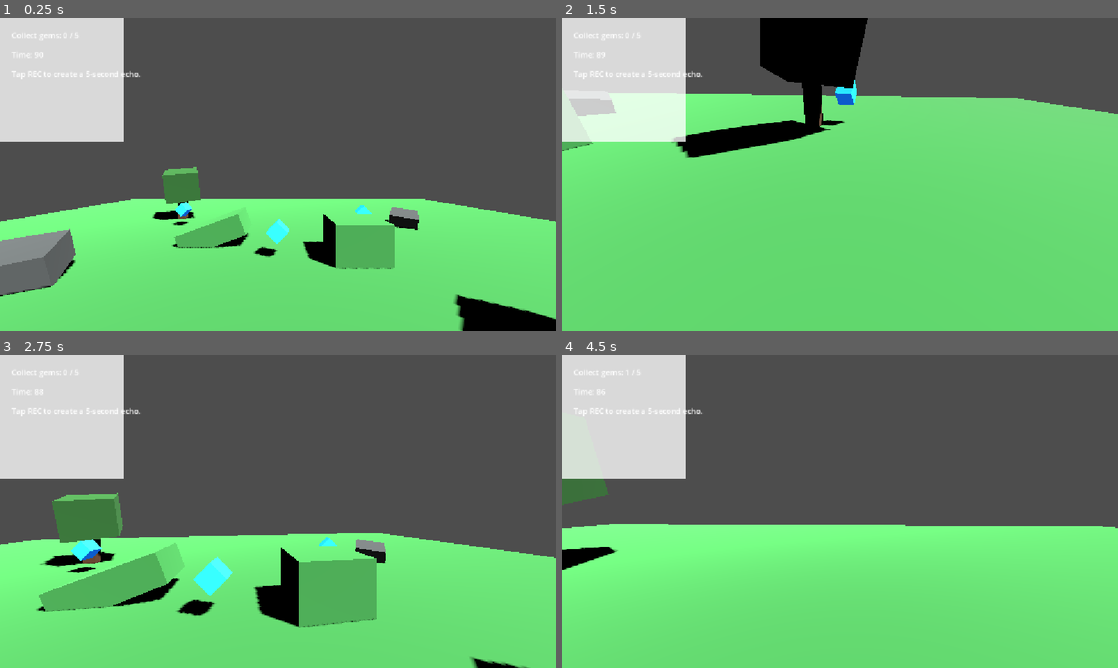
Above: before the commit, frames 1-4 (two rows, left to right).
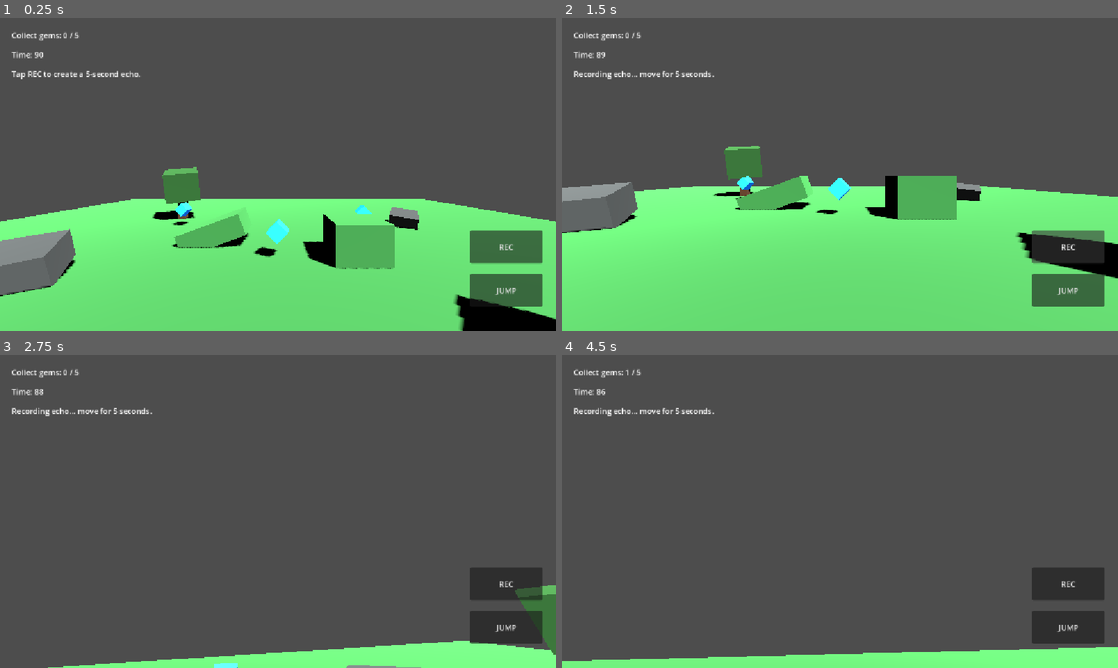
Above: after the commit, the same moments.

Repository: tan15hacks/lowpoly-android
Game: Godot game, scene res://scenes/main.tscn
The game is run twice, just before and just after one commit, with the same random seed, the same clock (stepped at 60 frames per second) and the same inputs.
Inputs (mouse positions are in pixels of both pictures, inside the frame that each line leads up to):
- Up to frame 1 (0.25 s): no input
- Up to frame 2 (1.5 s): click (1067, 290) at 0.5 s, where only the run after the commit has a clickable "JUMP"; click (1067, 246) at 1.25 s, where only the run after the commit has a clickable "REC"
- Up to frame 3 (2.75 s): move the mouse to (305, 511) at 2.02 s; hold W (move_forward) from 2.03 s (still down); tap Space (jump) at 2.27 s
- Up to frame 4 (4.5 s): keep holding W (move_forward); move the mouse to (812, 511) at 2.77 s; tap Space (jump) at 3.02 s; move the mouse to (851, 505) at 3.52 s; move the mouse to (834, 517) at 4.27 s

The runs differ from the first frame. In frame 1, 11% of the frame differs, in the area x 0-98%, y 0-93%; in frame 2, 55%, in the area x 0-100%, y 0-93%; in frame 3, 51%; in frame 4, 54%.
Error before the commit: Trying to assign value of type 'TouchScreenButton' to a variable of type 'Button'. (res://scripts/mobile_controls.gd:19)

Commit message:
Replace touch circles with visible labeled buttons

Diff:
--- a/lowpoly-android/scenes/mobile_controls.tscn
+++ b/lowpoly-android/scenes/mobile_controls.tscn
@@ -13,9 +13,6 @@
 fill = 1
 fill_from = Vector2(0.5, 0.5)
 fill_to = Vector2(1, 0.5)
-
-[sub_resource type="CircleShape2D" id="CircleShape2D_touch"]
-radius = 70.0
 
 [node name="MobileControls" type="CanvasLayer"]
 script = ExtResource("1_mobile_controls")
@@ -32,12 +29,12 @@
 texture = SubResource("GradientTexture2D_circle")
 stretch_mode = 5
 
-[node name="JumpButton" type="TouchScreenButton" parent="."]
-texture_normal = SubResource("GradientTexture2D_circle")
-shape = SubResource("CircleShape2D_touch")
-visibility_mode = 1
+[node name="JumpButton" type="Button" parent="."]
+offset_right = 150.0
+offset_bottom = 68.0
+text = "JUMP"
 
-[node name="RecordButton" type="TouchScreenButton" parent="."]
-texture_normal = SubResource("GradientTexture2D_circle")
-shape = SubResource("CircleShape2D_touch")
-visibility_mode = 1
+[node name="RecordButton" type="Button" parent="."]
+offset_right = 150.0
+offset_bottom = 68.0
+text = "REC"
Not shown: 1 places in lowpoly-android/scenes/mobile_controls.tscn that only renumber resources
